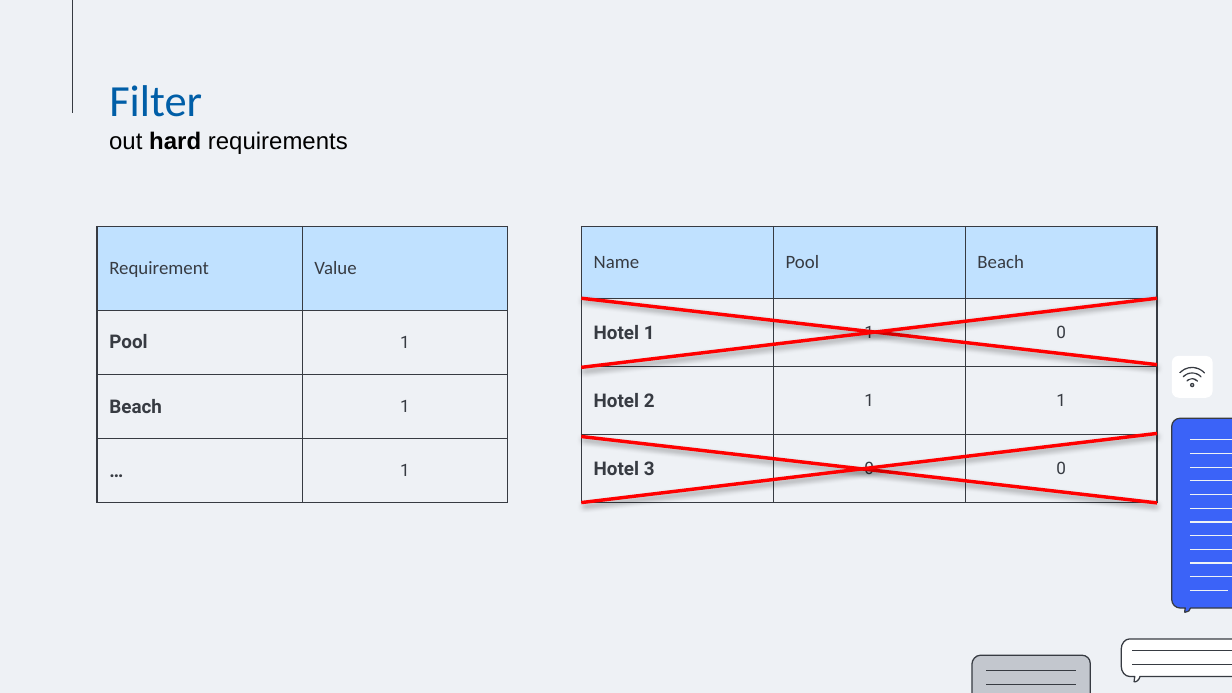
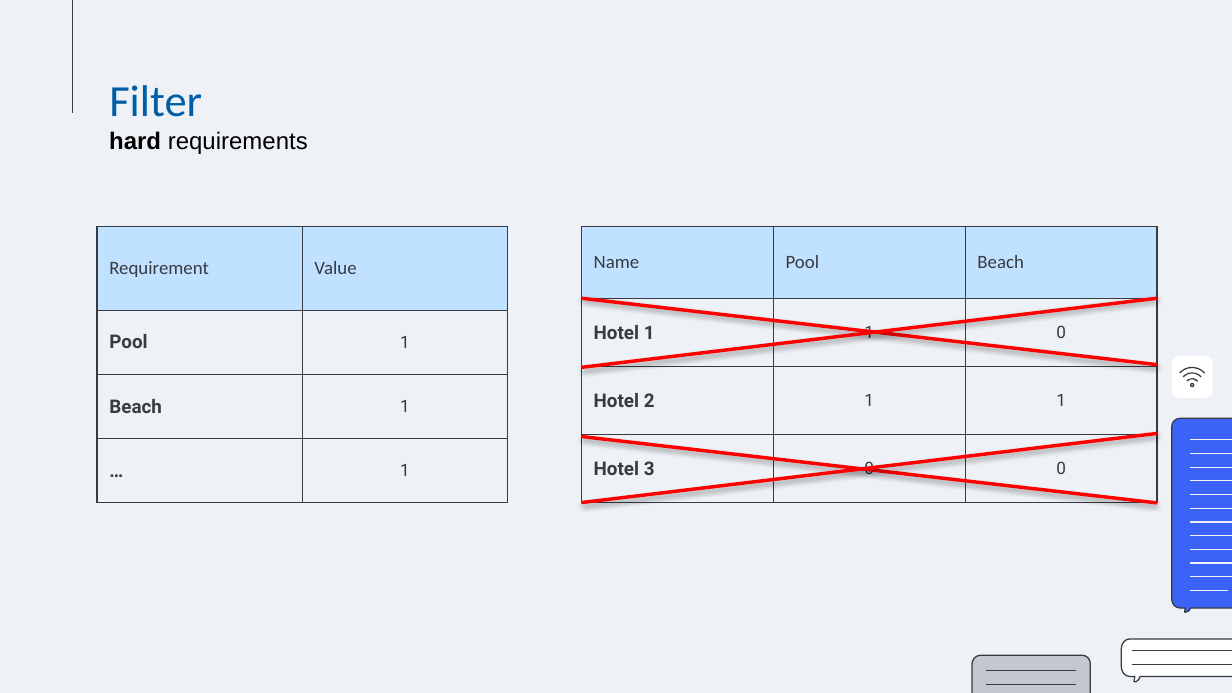
Before and after one commit to M4RKUS28/SmartStay24, a slide deck: slide 6 of Makeathon Check24 - Pitch.pptx. Drawn at 1232x693 pixels with LibreOffice and Linux fonts; fonts in the diff are those of the drawing. Boxes give left, top, right and bottom in pixels: in the first picture for what was removed or moved away, otherwise in the second. Text is boxed around its words. In the diff, an @@ line names an element or a change of style, - is before the commit and + after.

Commit message:
Pitch final

```diff
--- a/Makeathon Check24 - Pitch.pptx
+++ b/Makeathon Check24 - Pitch.pptx
@@ text at (x1=109, y1=131, x2=308, y2=154): text changed @@
-out hard requirements
+hard requirements
```
